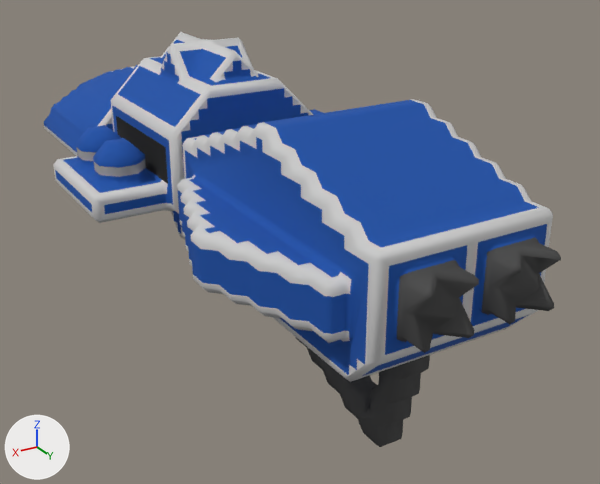
Two versions of the OBJ model src/jsMain/resources/meshes/diadochi-2-ahriman-class.obj, one commit apart.
One viewpoint serves both versions: a camera (50 mm lens) standing at (39.2, 82.0, 46.8) and looking at (-6.0, 6.7, 9.2). Lighting does not change. The marker at lower left points along +X, +Y and +Z. Where no turn or scale is listed for an object, it has been applied to the vertices.

Names of what the first picture shows: 'diadochi-2-ahriman-class'.
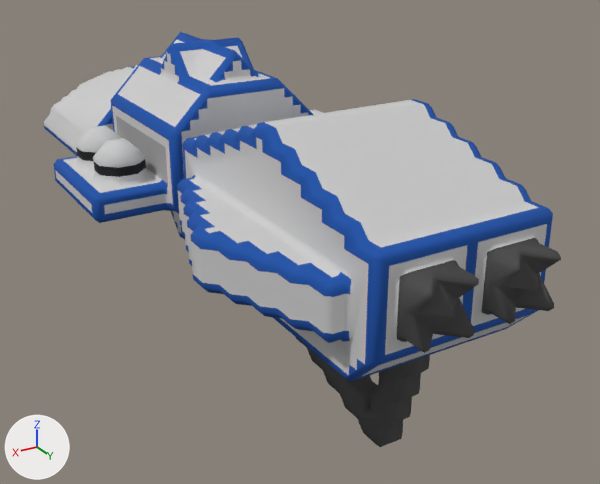
The newer file is also turned or shifted as a whole; pictures and numbers use the older file's frame.

Location of each change, (x1, y1, x2, y2) in pixels of the pictures (600 x 484 px; the box of a moved part takes in the faces that stretch with it):
part 1 of me_diadochi_2_ahriman_class, moved or reshaped
    before: (99, 144, 183, 236)
    after: (82, 40, 253, 239)
part 2 of me_diadochi_2_ahriman_class, deleted
    before: (291, 270, 308, 279)
part 3 of me_diadochi_2_ahriman_class, surface changed
    both: (44, 32, 553, 382)

The edits, one by one:
me_diadochi_2_ahriman_class is used by ob_diadochi_2_ahriman_class; location (0.0, 0.0, 0.0).
me_diadochi_2_ahriman_class had 2593 vertices, 4855 faces and spanned x -16.5..16.5, y -44.0..44.0, z -0.1..30.9.
me_diadochi_2_ahriman_class now has 2595 vertices, 4863 faces and spans x -16.5..16.5, y -44.0..44.0, z -0.1..30.9.
me_diadochi_2_ahriman_class part 1: 1 vertex moved from x -13.0, y -8.0, z 21.4 to x -13.0, y -8.5, z 20.9; 10 vertices removed from x -13.5..13.0, y -14.8..9.5, z 9.4..30.4; 10 vertices added at x -13.0..13.0, y -13.5..9.0, z 9.4..29.9.
me_diadochi_2_ahriman_class part 2: 1 vertex removed from x 11.0, y 35.0, z 20.4.
me_diadochi_2_ahriman_class part 3: 3777 kept faces spanning x -16.5..16.5, y -44.0..41.2, z 7.9..30.9 get new texture (UV) coordinates.
